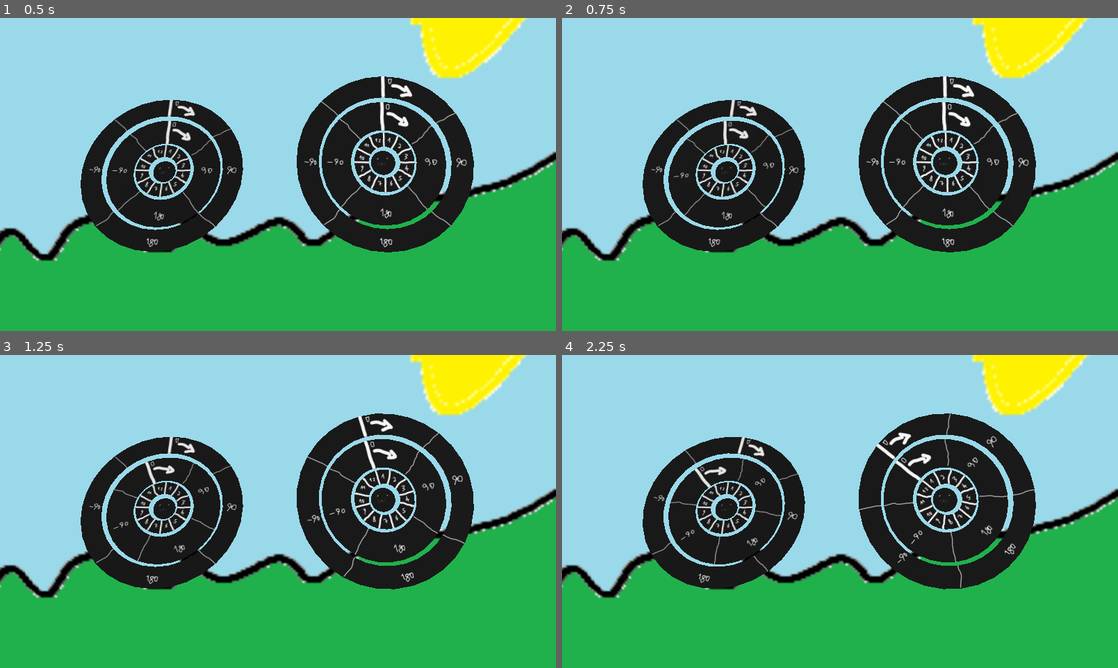
Above: before the commit, frames 1-4 (two rows, left to right).
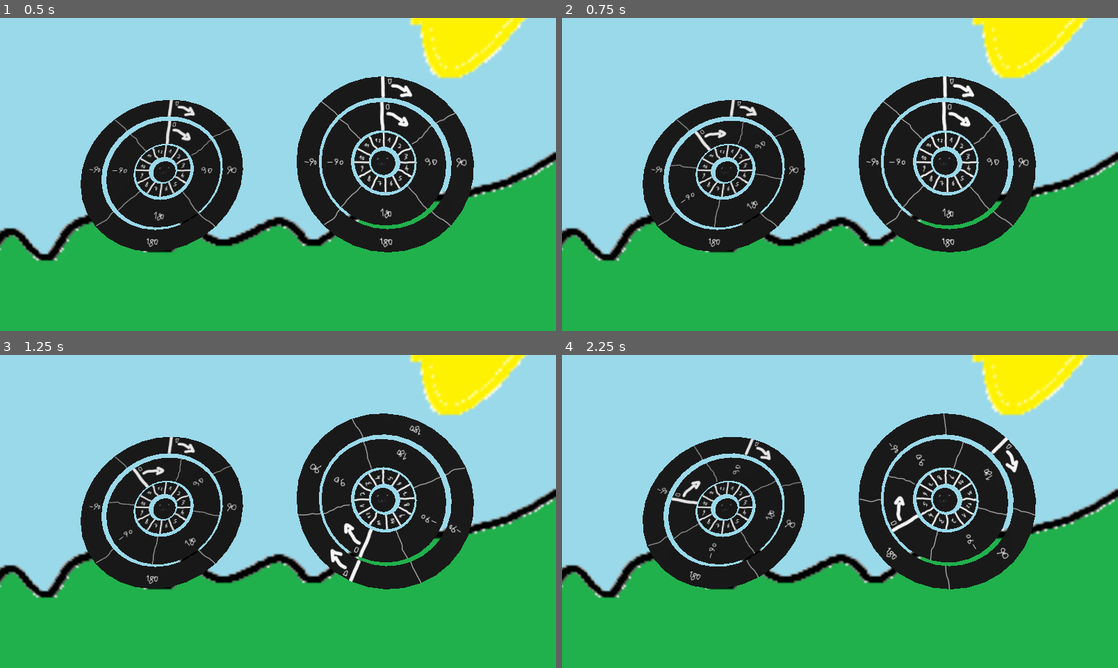
Above: after the commit, the same moments.

Repository: elpozewaunig/SacrilegiousTerminus
Game: Godot game, scene res://maintest.tscn
Two runs of this game, one before a commit and one after it. Both use one fixed random seed, a clock stepped at 60 frames per second and the inputs below.
Inputs:
- Up to frame 1 (0.5 s): no input
- Up to frame 2 (0.75 s): tap Enter at 0.5 s; hold Right (input-right) from 0.53 s (still down); tap Space (input-next) at 0.6 s
- Up to frame 3 (1.25 s): keep holding Right (input-right); tap 1 (temporaryNewSpinCommand) at 0.8 s
- Up to frame 4 (2.25 s): release Right (input-right) at 1.28 s; hold A (input-left) 1.28-2.03 s; tap 1 (temporaryNewSpinCommand) at 1.35 s; tap Down (input-before, bound only after the commit) at 1.55, 2.1 s; hold Right (input-right) from 2.03 s (still down)

Frame 1 is identical in both runs. In frame 2, 0.5% of the frame differs, in the area x 19-40%, y 32-67%; in frame 3, 2.5%; in frame 4, 3.0%, in the area x 14-86%, y 18-75%.

Commit message:
implemented basic roundmanager logic including the evaluation of the wheels
system should be working.
to play use the arrow keys. the combat system is not yet implemented. To see the evaluation look in the ouput (console). 0 -> falash, 2 -> correct

Diff:
--- a/code/automaticWheelScript.gd
+++ b/code/automaticWheelScript.gd
@@ -35,7 +35,8 @@
 		var currentRing = rings[currentRingIndex]
 		var segmentCount = currentRing.segmentCount
 		var shiftCount = rng.randi_range(0, segmentCount)
-		shifts[currentRingIndex] = shiftCount
+		shifts[currentRingIndex] += shiftCount
+		shifts[currentRingIndex] %= segmentCount
 		print(shiftCount)
 
 		#TODO: implement fancy verwirrendes drehen von gegnerwheel,
--- a/code/rotateToAngle.gd
+++ b/code/rotateToAngle.gd
@@ -2,12 +2,13 @@
 
 var goalRotationAngle: int = 0
 @export var segmentCount: int
-@export var T: int = 10
+@export var T: int = 1
 var angleChange: float
 
 
 # Called when the node enters the scene tree for the first time.
 func _ready() -> void:
+	@warning_ignore("integer_division") # is intended
 	angleChange = 360/segmentCount
 
 
@@ -16,10 +17,12 @@
 
 	#rotate
 	if rotation_degrees.y < goalRotationAngle:
+		@warning_ignore("integer_division") # is intended
 		rotation_degrees.y += 360/T * delta
 		if rotation_degrees.y > goalRotationAngle:
 			rotation_degrees.y = goalRotationAngle
 	elif rotation_degrees.y > goalRotationAngle:
+		@warning_ignore("integer_division") # is intended
 		rotation_degrees.y -= 360/T * delta
 		if rotation_degrees.y < goalRotationAngle:
 			rotation_degrees.y = goalRotationAngle
@@ -27,11 +30,13 @@
 
 func changeAngle(changeToLeft: bool) -> void:
 	if changeToLeft:
+		@warning_ignore("narrowing_conversion") # is intended
 		goalRotationAngle += angleChange
-		print("rotating left")
+		#print("rotating left")
 	else:
+		@warning_ignore("narrowing_conversion") # is intended
 		goalRotationAngle -= angleChange
-		print("rotating right")
+		#print("rotating right")
 
 
 
--- /dev/null
+++ b/code/roundManager.gd
@@ -0,0 +1,105 @@
+extends Node3D
+
+var playerSpins: Array
+var opponentSpins: Array
+@export var playerWheel: Node3D
+@export var opponentWheel: Node3D
+
+var ringCount: int
+var wheelSizes: Array
+
+const segmenctCount:int = 3
+
+# Called when the node enters the scene tree for the first time.
+func _ready() -> void:
+	ringCount = playerWheel.shifts.size()
+
+	wheelSizes.append(playerWheel.innerRing.segmentCount) # Law of Demeter was ist das? xd
+	if ringCount > 1: # middleRing exists
+		wheelSizes.append(playerWheel.middleRing.segmentCount)
+	if ringCount > 2: # outerRing exists
+		wheelSizes.append(playerWheel.outerRing.segmentCount)
+
+
+# Called every frame. 'delta' is the elapsed time since the previous frame.
+func _process(delta: float) -> void:
+	var score = evaluatePosition()
+	#score --> #0 falash, #1 ich akzeptiere, #2 Q1-Lösung
+	# 1 can be ignored for now, is for possible extensions with partial points
+	# TODO: Add evaluation function here
+		# if falash --> continuous -= Default*(% time till new spin) (1/3 nix, 2/3 ~50%, 3/4 ~minitest)
+		# if perfect --> continuous += Default
+			#if perfect solution bonus Points when respinning - maybe, prob not
+			# acceptable (inner ring opposite, middle ring equal, outer ring equal) (discarded idea)
+
+
+
+
+	print(score)
+
+
+func evaluatePosition() -> int: #0 falash, #1 ich akzeptiere, #2 Q1-Lösung
+	playerSpins = playerWheel.shifts
+	opponentSpins = opponentWheel.shifts
+	var currentWheelSize
+
+	if ringCount == 1: # difficuly easy
+		#check innerRing opposite (only one ring -> no extra rules)
+		currentWheelSize = wheelSizes[0]
+		var innerRingOffset = currentWheelSize/2
+
+		var innerRingCorrect = evaluateRing(playerSpins[0], opponentSpins[0], currentWheelSize ,innerRingOffset)
+
+		if innerRingCorrect:
+			return 2
+		return 0
+
+	# else ring count >= 2 --> check innerRing !!extraRules
+	# middle ring
+	currentWheelSize = wheelSizes[1]
+
+	assert(currentWheelSize%segmenctCount == 0, "Wheel Size of Middle Wheel needs to be a multiple of the segmenctCount")
+
+	var segmentSize = currentWheelSize / segmenctCount
+	var offset = 0
+	if opponentSpins[1] < segmentSize:
+		offset = wheelSizes[0]/2 # opposite of !!!inner!!!! wheel
+	elif opponentSpins[1] < 2*segmenctCount:
+		offset = 1 # plus minus 1
+
+	var middleCorrect = evaluateRing(playerSpins[1], opponentSpins[1], currentWheelSize, 0) # middleRing -> no offset
+
+	if !middleCorrect:
+		return 0
+
+	# inner ring
+	currentWheelSize = wheelSizes[0]
+	var innerCorrect
+	if offset == 1:
+		# if offset is 1, we need to test +1 and -1 !!!!!
+		innerCorrect = evaluateRing(playerSpins[0], opponentSpins[0], currentWheelSize, 1)
+		if !innerCorrect:
+			innerCorrect = evaluateRing(playerSpins[0], opponentSpins[0], currentWheelSize, -1)
+	elif offset == 0:
+		innerCorrect = evaluateRing(playerSpins[0], opponentSpins[0], currentWheelSize, 0)
+	else: # offset = length / 2
+		innerCorrect = evaluateRing(playerSpins[0], opponentSpins[0], currentWheelSize, offset)
+
+	if !innerCorrect:
+		return 0
+
+	if ringCount > 2: #ringcount (>)=3
+		currentWheelSize = wheelSizes[2]
+		var outerCorrect = evaluateRing(playerSpins[2], opponentSpins[2], currentWheelSize, 0)
+
+		if !outerCorrect:
+			return 0
+
+	# else: all correct
+	return 2
+
+func evaluateRing(currentPlayerSpins, currentOpponentSpins, size, offset) -> bool:
+	if currentPlayerSpins >= size || currentOpponentSpins >= size || currentPlayerSpins < 0 || currentOpponentSpins < 0:
+		push_error("michi") # sehr kreativer Name, danke für den Vorschlag @seal
+
+	return (currentPlayerSpins+offset)%size == currentOpponentSpins
--- a/code/spellCastWheelScript.gd
+++ b/code/spellCastWheelScript.gd
@@ -24,23 +24,36 @@
 
 
 # Called every frame. 'delta' is the elapsed time since the previous frame.
-func _process(delta: float) -> void:
+func _process(_delta: float) -> void:
 	# key-right turn right
 	if Input.is_action_just_pressed("input-right"):
-		print("right")
+		#print("right")
 		rings[currentRingIndex].changeAngle(true)
 		shifts[currentRingIndex] += 1
-		shifts[currentRingIndex] %= rings[currentRingIndex].segmentCount
+		shifts[currentRingIndex] = mod(shifts[currentRingIndex], rings[currentRingIndex].segmentCount)
 	# key-left turn left
 	if Input.is_action_just_pressed("input-left"):
-		print("left")
+		#print("left")
 		rings[currentRingIndex].changeAngle(false)
 		shifts[currentRingIndex] -= 1
-		shifts[currentRingIndex] %= rings[currentRingIndex].segmentCount
-	# enter, next ring % ringCount
+		# shifts[currentRingIndex] could be less than 0 und mod is falash implementiert :(
+		shifts[currentRingIndex] = mod(shifts[currentRingIndex], rings[currentRingIndex].segmentCount)
+	# enter, next ring mod ringCount
 	if Input.is_action_just_pressed("input-next"):
-		print(shifts[currentRingIndex])
+		#print(shifts[currentRingIndex])
 		#print("next")
 		currentRingIndex += 1
-		currentRingIndex %= rings.size()
-		print("currentRingIndex: ", currentRingIndex)
+		currentRingIndex %= rings.size() # standart mod is ok currentRingIndex >= 0
+		#print("currentRingIndex: ", currentRingIndex)
+
+	if Input.is_action_just_pressed("input-before"):
+		currentRingIndex -= 1
+		currentRingIndex = mod(currentRingIndex, rings.size())
+
+
+func mod(a: int, b:int) -> int:
+	assert(b > 0, "b has to be greater than 0")
+	while a < 0:
+		a+=b
+
+	return a%b
--- a/maintest.tscn
+++ b/maintest.tscn
@@ -1,6 +1,7 @@
-[gd_scene load_steps=4 format=3 uid="uid://8gpddvo73c18"]
+[gd_scene load_steps=5 format=3 uid="uid://8gpddvo73c18"]
 
 [ext_resource type="PackedScene" uid="uid://ccelpifkgb5xq" path="res://scenes/SpellCastWheel/ManualWheel.tscn" id="1_p0fva"]
+[ext_resource type="Script" path="res://code/roundManager.gd" id="2_lq0ph"]
 [ext_resource type="Texture2D" uid="uid://capvl4scxoh2v" path="res://scenes/SceneBackground/background.png" id="2_xgapr"]
 [ext_resource type="PackedScene" uid="uid://dqtcwmca5ongg" path="res://scenes/SpellCastWheel/AutomaticWheel.tscn" id="3_knfil"]
 
@@ -16,10 +17,13 @@
 
 [node name="DirectionalLight3D" type="DirectionalLight3D" parent="."]
 
-[node name="scoreEvaluator" type="Node3D" parent="."]
+[node name="roundManager" type="Node3D" parent="." node_paths=PackedStringArray("playerWheel", "opponentWheel")]
+script = ExtResource("2_lq0ph")
+playerWheel = NodePath("ManualWheel")
+opponentWheel = NodePath("AutomaticWheel")
 
-[node name="AutomaticWheel" parent="scoreEvaluator" instance=ExtResource("3_knfil")]
+[node name="AutomaticWheel" parent="roundManager" instance=ExtResource("3_knfil")]
 transform = Transform3D(1, 0, 0, 0, 0.414693, -0.909961, 0, 0.909961, 0.414693, 1.208, 0.53, -1.245)
 
-[node name="ManualWheel" parent="scoreEvaluator" instance=ExtResource("1_p0fva")]
+[node name="ManualWheel" parent="roundManager" instance=ExtResource("1_p0fva")]
 transform = Transform3D(1, 0, 0, 0, 0.614285, -0.789084, 0, 0.789084, 0.614285, -1.43457, 0.316572, -1.57377)
--- a/project.godot
+++ b/project.godot
@@ -51,6 +51,14 @@
 "events": [Object(InputEventKey,"resource_local_to_scene":false,"resource_name":"","device":-1,"window_id":0,"alt_press …(191 unchanged characters)…
 ]
 }
+input-before={
+"deadzone": 0.5,
+"events": [Object(InputEventKey,"resource_local_to_scene":false,"resource_name":"","device":-1,"window_id":0,"alt_pressed":false,"shift_pressed":false,"ctrl_pressed":false,"meta_pressed":false,"pressed":false,"keycode":0,"physical_keycode":4194322,"key_label":0,"unicode":0,"location":0,"echo":false,"script":null)
+, Object(InputEventKey,"resource_local_to_scene":false,"resource_name":"","device":-1,"window_id":0,"alt_pressed":false,"shift_pressed":false,"ctrl_pressed":false,"meta_pressed":false,"pressed":false,"keycode":0,"physical_keycode":83,"key_label":0,"unicode":115,"location":0,"echo":false,"script":null)
+, Object(InputEventKey,"resource_local_to_scene":false,"resource_name":"","device":-1,"window_id":0,"alt_pressed":false,"shift_pressed":true,"ctrl_pressed":false,"meta_pressed":false,"pressed":false,"keycode":0,"physical_keycode":32,"key_label":0,"unicode":32,"location":0,"echo":false,"script":null)
+, Object(InputEventKey,"resource_local_to_scene":false,"resource_name":"","device":-1,"window_id":0,"alt_pressed":false,"shift_pressed":true,"ctrl_pressed":false,"meta_pressed":false,"pressed":false,"keycode":0,"physical_keycode":4194309,"key_label":0,"unicode":0,"location":0,"echo":false,"script":null)
+]
+}
 
 [rendering]
 
